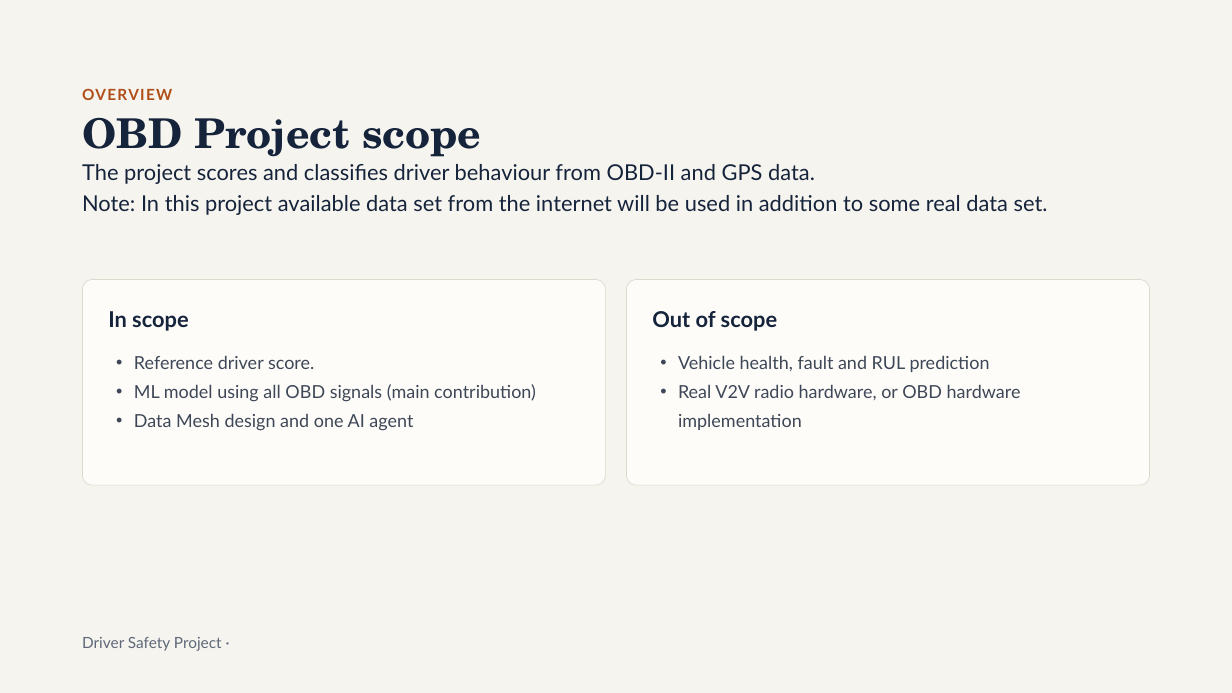
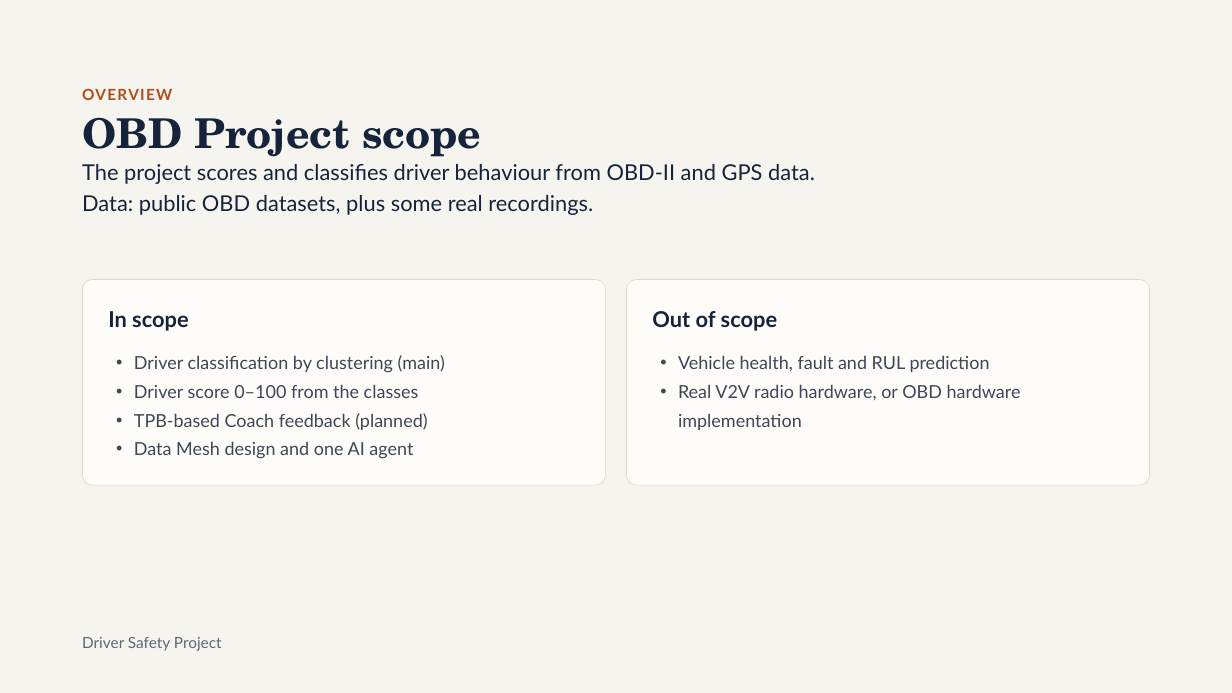
Before and after one commit to Osama-Gamil/Driver-Behaviour-PR, a slide deck: slide 6 of presentation/Driver_Safety_Project.pptx. Drawn at 1232x693 pixels with LibreOffice and Linux fonts; fonts in the diff are those of the drawing. Boxes give left, top, right and bottom in pixels: in the first picture for what was removed or moved away, otherwise in the second. Text is boxed around its words. In the diff, an @@ line names an element or a change of style, - is before the commit and + after.

```diff
--- a/presentation/Driver_Safety_Project.pptx
+++ b/presentation/Driver_Safety_Project.pptx
@@ text at [82, 195, 593, 215]: text changed @@
-Note: In this project available data set from the internet will be used in addition to some real data set.
+Data: public OBD datasets, plus some real recordings.
@@ text at [134, 355, 445, 430]: text changed @@
-• Reference driver score.
-• ML model using all OBD signals (main contribution)
+• Driver classification by clustering (main)
+• Driver score 0–100 from the classes
+• TPB-based Coach feedback (planned)
```
Also in this commit, not shown: 11 other slides changed, 1 slide added, 3 slides removed.
